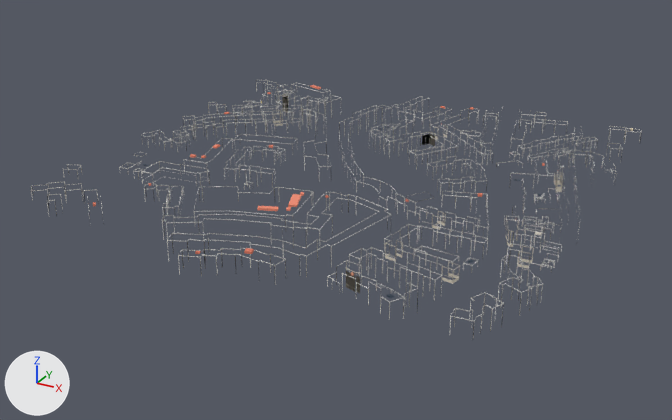
One commit to the glTF model public/tiles/amadora/d_3_1.glb: the scene before it, then after it.
The view is the same before and after, from a 50 mm camera at (-7271.0, 4159.0, 488.0) aimed at (-7714.0, 4966.0, 85.0). Every picture has the same lights, and +X, +Y and +Z are marked at lower left. The first picture is the older version. Where no turn or scale is listed for an object, it has been applied to the vertices. Vertices at exactly the same position are counted once.

Objects in the first picture: 'detail'.
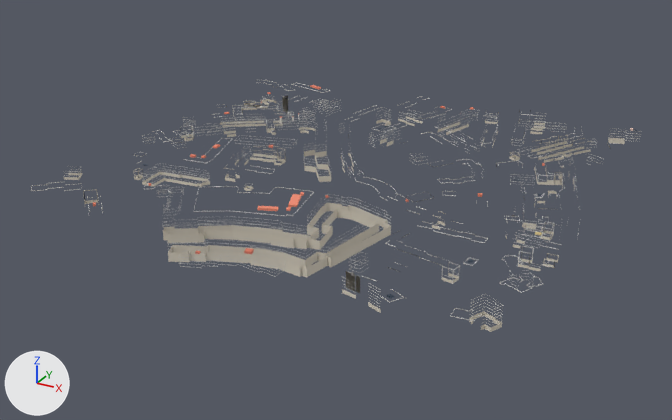
Where the newer file only moved an object's origin or applied its transform, the numbers keep the older frame.

Boxes [x1, y1, x2, y2] around the edits, measured in the pictures (672 x 420 px; the box of a moved part takes in the faces that stretch with it):
'detail', reshaped
    before: [31, 80, 642, 338]
    after: [31, 80, 641, 332]
part 1 of me_detail, moved or reshaped
    before: [141, 161, 177, 174]
    after: [142, 172, 180, 187]
part 2 of me_detail, moved or reshaped (not visible before)
    after: [164, 178, 197, 187]
part 3 of me_detail, deleted
    before: [47, 81, 642, 338]
part 4 of me_detail, built on
    before: [31, 84, 642, 335]
    after: [64, 95, 641, 332]
part 5 of me_detail, recoloured
    before: [83, 100, 633, 287]
    after: [83, 100, 633, 276]

Diff of the bpy script that builds the scene:
```diff
--- a/public/tiles/amadora/d_3_1.glb.py
+++ b/public/tiles/amadora/d_3_1.glb.py
@@ me_detail @@
 # used by ob_detail; location = (-7708.3, 4987.5, 121.1)
-me_detail.from_pydata(...)  # 27394 vertices, 20582 faces; spans x -260.0..260.0, y -263.0..263.0, z -22.0..22.0
+me_detail.from_pydata(...)  # 19039 vertices, 14484 faces; spans x -260.0..260.0, y -263.0..263.0, z -19.0..22.0
+# me_detail part 1: the loose piece of 14 vertices spanning x -191.0..-165.0, y -119.0..-84.0, z 7.0 is scaled about its middle by (0.996, 0.998, 10.6), then moved by (0.0, 0.0, -13.0)
+# me_detail part 2: the loose piece of 6 vertices spanning x -176.0..-134.0, y -99.0..-95.0, z 7.0 is scaled about its middle by (0.998, 0.997, 10.6), then moved by (0.0, 0.0, -13.0)
+# me_detail part 3: 2067 loose pieces with 14863 vertices, spanning x -260.0..260.0, y -263.0..262.0, z -22.0..22.0, are deleted
+# me_detail part 4: 219 vertices moved within x -250.0..254.0, y -234.0..255.0, z -19.0..21.0; 3312 vertices removed from x -257.0..258.0, y -245.0..263.0, z -22.0..22.0; 9820 vertices added at x -257.0..256.0, y -263.0..262.0, z -19.0..21.0
+# me_detail part 5: 950 kept faces spanning x -236.0..251.0, y -224.0..260.0, z -16.0..17.0 get new vertex colours
+# other edits to the shape of me_detail do not show in these pictures
 me_detail.materials.append(mat_detail)
```
